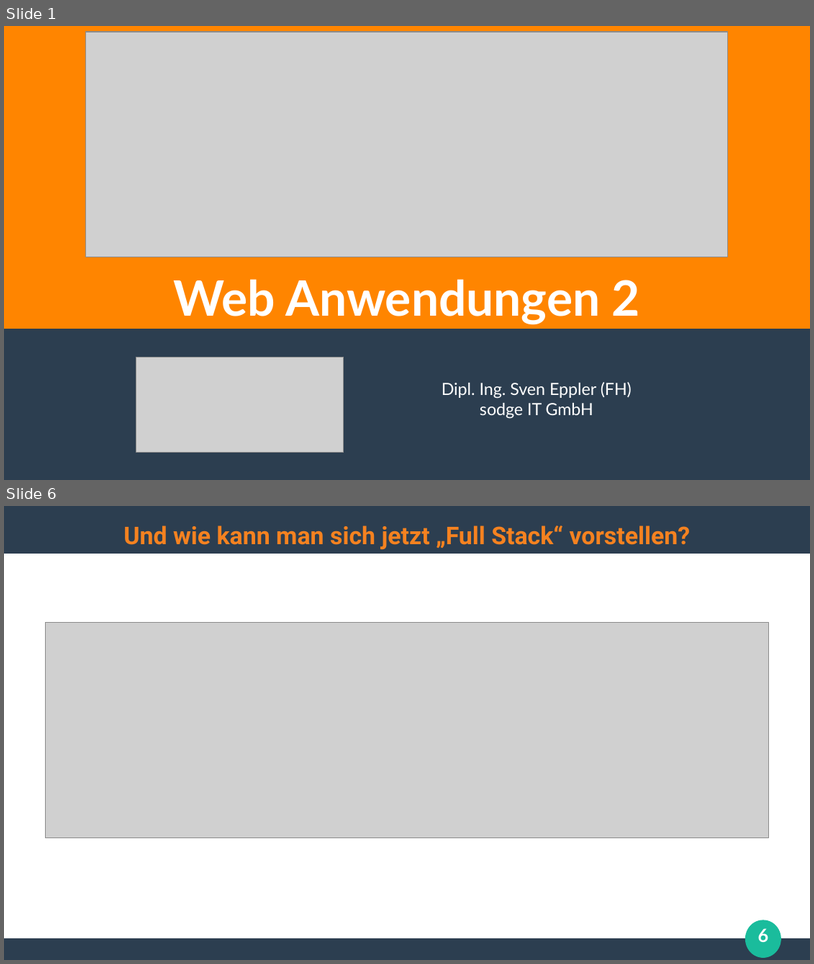
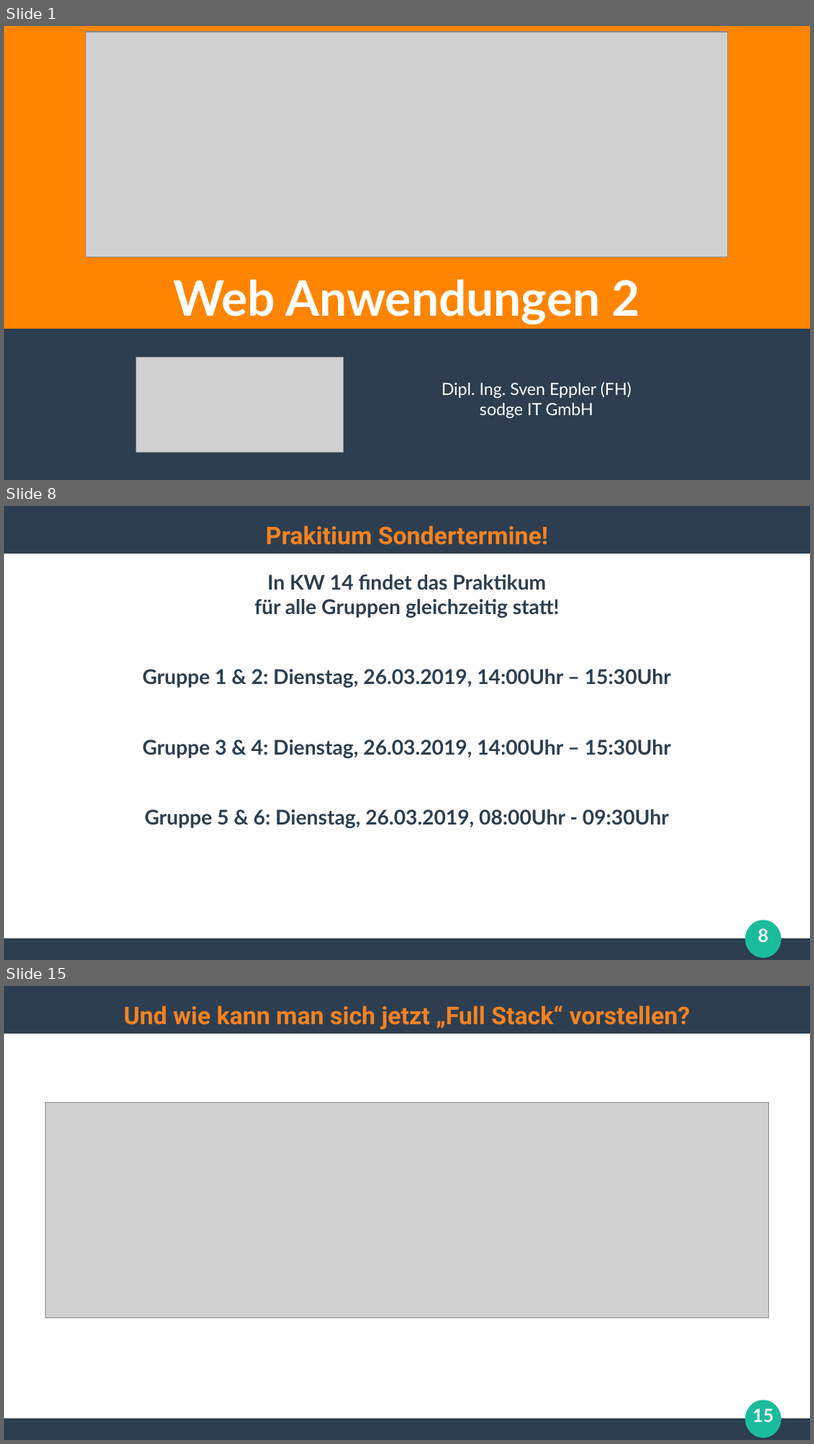
Before and after one commit to ghandmann/HS-AlbSig-WebAnwendungen2, a slide deck: Kapitel/00_Begruessung.odp. Shown one above the other, each under a label of ours: slides 1 and 6 before the commit, slides 1, 8 and 15 after it; the slides between them are not shown. The pictures are 814x964 and 814x1444 pixels, drawn with LibreOffice and Linux fonts; fonts in the diff are those of the drawing; grey boxes stand for pictures. Boxes give left, top, right and bottom in pixels: in the first picture for what was removed or moved away, otherwise in the second. Text is boxed around its words. In the diff, an @@ line names an element or a change of style, - is before the commit and + after.

```diff
--- a/Kapitel/00_Begruessung.odp
+++ b/Kapitel/00_Begruessung.odp
@@ slide 8 added at (x1=4, y1=506, x2=810, y2=960), background #FFFFFF; not listed: 3 template elements that a slide beside it also shows @@
@@ title added at (x1=266, y1=525, x2=548, y2=545), 24 pt, text #F58220, bold @@
+Prakitium Sondertermine!
@@ text added at (x1=142, y1=574, x2=671, y2=828), 20 pt, text #2C3E50, bold @@
+In KW 14 findet das Praktikum
+für alle Gruppen gleichzeitig statt!
+Gruppe 1 & 2: Dienstag, 26.03.2019, 14:00Uhr – 15:30Uhr
+Gruppe 3 & 4: Dienstag, 26.03.2019, 14:00Uhr – 15:30Uhr
+Gruppe 5 & 6: Dienstag, 26.03.2019, 08:00Uhr - 09:30Uhr
@@ page number added at (x1=759, y1=928, x2=769, y2=942), 18 pt, text #FFFFFF, bold @@
+8
@@ what was slide 6 is now slide 15 @@
@@ page number at (x1=753, y1=1408, x2=774, y2=1422): text changed @@
-6
+15
```
Also in this commit, not shown: 5 slides changed, 7 other slides added, 2 slides removed.
